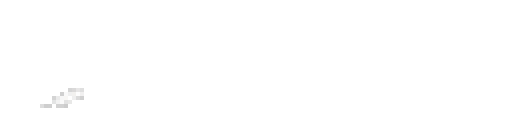
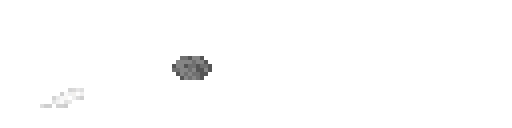
Comparing the layer stacks of the two w=512, h=128 images. Changes:
added layer "Warstwa 2" above "Warstwa 1" over [172, 56, 212, 80]
